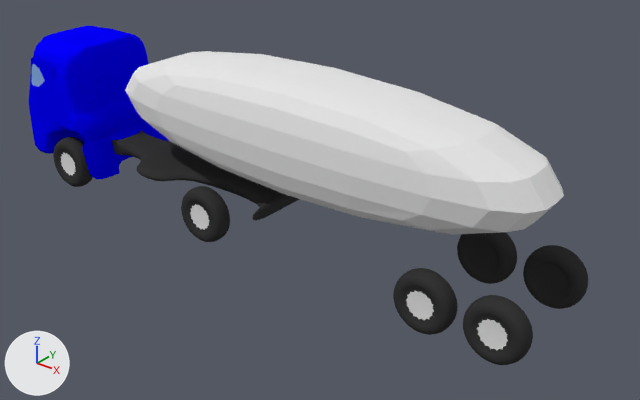
The Blender file Assets/Blender/Road_vehicles/FordArtic.blend: old version first, new version second.
Before and after are seen from a camera (50 mm lens) standing at (18.63, -15.98, 11.46) and looking at (5.53, 0.39, 1.31). Arrows for +X, +Y and +Z are at lower left; the lights stay in place.

Script lines for the objects in view, before the commit:
```python
me_cube = bpy.data.meshes.new('Cube')
me_cube.from_pydata(...)  # 191 vertices, 143 faces; spans x -4.79..4.9, y -1.61..0.0, z 0.46..4.31
# faces by material slot: [109, 29, 5]
me_cube.materials.append(mat_companycolor)  # blue #0400ff
me_cube.materials.append(mat_rubber)  # black #373737
me_cube.materials.append(mat_glass)  # blue #87aee7
me_cube_001 = bpy.data.meshes.new('Cube.001')
me_cube_001.from_pydata(...)  # 392 vertices, 334 faces; spans x -3.3..12.7, y -1.7..0.0, z 0.0..5.0
# faces by material slot: [324, 4, 6]
me_cube_001.materials.append(mat_rubber)  # black #373737
me_cube_001.materials.append(mat_chrome)  # light grey #e4e4e4
me_cube_001.materials.append(mat_white)  # white #e7e7e7
ob_cube = bpy.data.objects.new('Cube', me_cube)
ob_cube.location = (0.0, 0.0, 0.0)
_m = ob_cube.modifiers.new('Mirror', 'MIRROR')
_m.use_axis = (False, True, False)
_m.use_clip = True
_m = ob_cube.modifiers.new('Subsurf', 'SUBSURF')
_m.levels = 2
ob_cube_001 = bpy.data.objects.new('Cube.001', me_cube_001)
ob_cube_001.location = (0.0, 0.0, 0.0)
_m = ob_cube_001.modifiers.new('Mirror', 'MIRROR')
_m.use_axis = (False, True, False)
_m.use_clip = True
_m = ob_cube_001.modifiers.new('Subsurf', 'SUBSURF')
_m.levels = 2
```
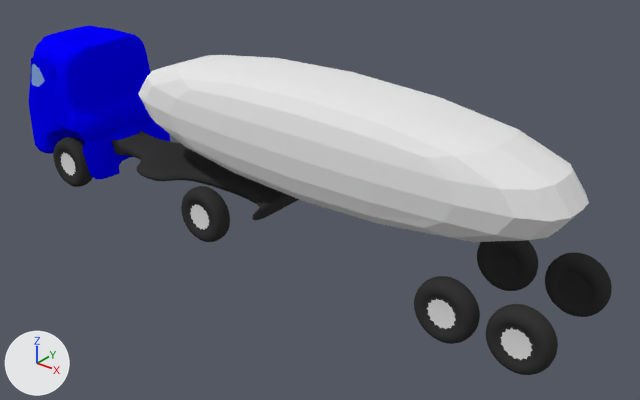
What changed in the scene script:
```text
Change me_cube_001:
    used by ob_cube_001; location = (0.0, 0.0, 0.0)
    remove me_cube_001.from_pydata(...)  # 392 vertices, 334 faces; spans x -3.3..12.7, y -1.7..0.0, z 0.0..5.0
    add me_cube_001.from_pydata(...)  # 200 vertices, 170 faces; spans x -7.0..7.0, y -1.7..0.0, z 0.0..5.0
    me_cube_001 part 1: the loose piece of 96 vertices spanning x 9.2..10.8, y -1.7..-1.1, z 0.0..1.6 is moved by (-3.9, 0.0, 0.0)
    me_cube_001 part 2: the loose piece of 8 vertices spanning x -1.4..12.7, y -1.7..0.0, z 1.7..5.0 is moved by (-5.7, 0.0, 0.0)
    me_cube_001 part 3: the loose piece of 96 vertices spanning x -3.3..-1.7, y -1.7..-1.1, z 0.0..1.6 is deleted
    me_cube_001 part 4: the loose piece of 96 vertices spanning x 11.0..12.6, y -1.7..-1.1, z 0.0..1.6 is deleted
    me_cube_001 part 5
    94 vertices are removed from x 2.3..3.9, y -1.7..-1.1, z 0.0..1.6
    82 faces are deleted
    83 vertices are added at x 3.5..5.1, y -1.7..-1.1, z 0.0..1.6
    11 new vertices lie (0.0, 0.6, 0.0) away from vertices in x 3.5..5.1, y -1.7, z 0.0..1.6
    81 new faces join them, mat_rubber (black #373737)
    1 new face joins them, mat_chrome (light grey #e4e4e4)
Change me_cube:
    used by ob_cube; location = (0.0, 0.0, 0.0)
    remove me_cube.from_pydata(...)  # 191 vertices, 143 faces; spans x -4.79..4.9, y -1.61..0.0, z 0.46..4.31
    add me_cube.from_pydata(...)  # 383 vertices, 307 faces; spans x -4.79..4.9, y -1.67..0.0, z 0.02..4.31
    me_cube part 6: a new loose piece of 96 vertices spanning x -3.33..-1.73, y -1.67..-1.12, z 0.02..1.62
    me_cube part 7: a new loose piece of 96 vertices spanning x 2.26..3.86, y -1.67..-1.12, z 0.02..1.62
    add me_cube.materials.append(mat_chrome)  # light grey #e4e4e4
Change ob_cube_001:
    ob_cube_001.location: (0.0, 0.0, 0.0) -> (6.23, 0.0, 0.0)
```

Changed parts and their boxes (x1, y1, x2, y2) in the pictures (640 x 400 px; the box of a moved part takes in the faces that stretch with it):
'Cube.001', reshaped, moved (11% narrower)
    before: (53, 51, 588, 365)
    after: (138, 55, 612, 375)
part 1 of me_cube_001, moved or reshaped
    before: (393, 232, 517, 335)
    after: (486, 253, 612, 375)
part 2 of me_cube_001, moved or reshaped
    before: (125, 51, 564, 234)
    after: (138, 55, 589, 242)
part 3 of me_cube_001, deleted (black)
    before: (53, 137, 93, 187)
part 4 of me_cube_001, deleted (black)
    before: (463, 245, 588, 365)
part 5 of me_cube_001, moved or reshaped
    before: (181, 186, 230, 242)
    after: (414, 240, 538, 344)
part 6 of me_cube, added (black)
    after: (53, 137, 93, 187)
part 7 of me_cube, added (black)
    after: (181, 186, 230, 242)
